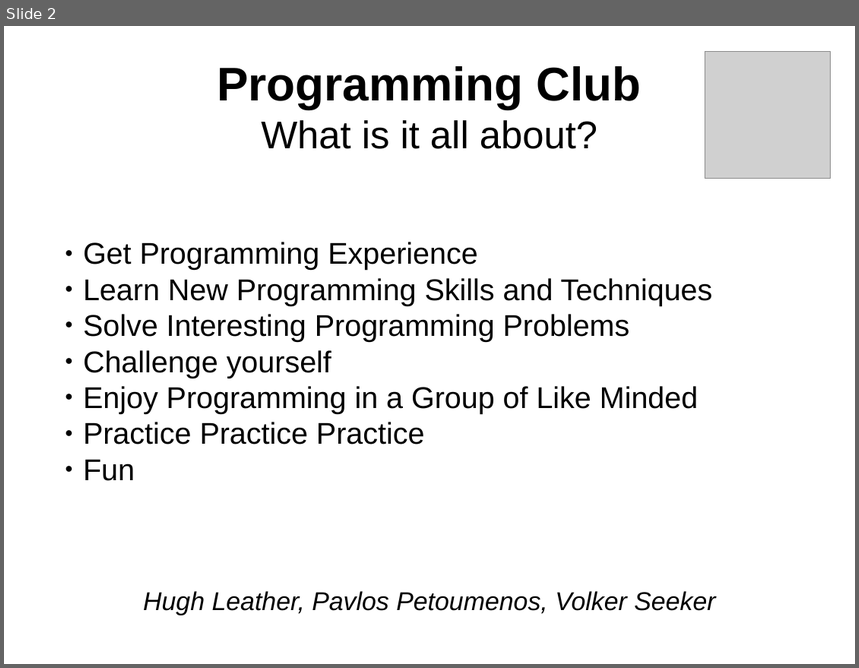
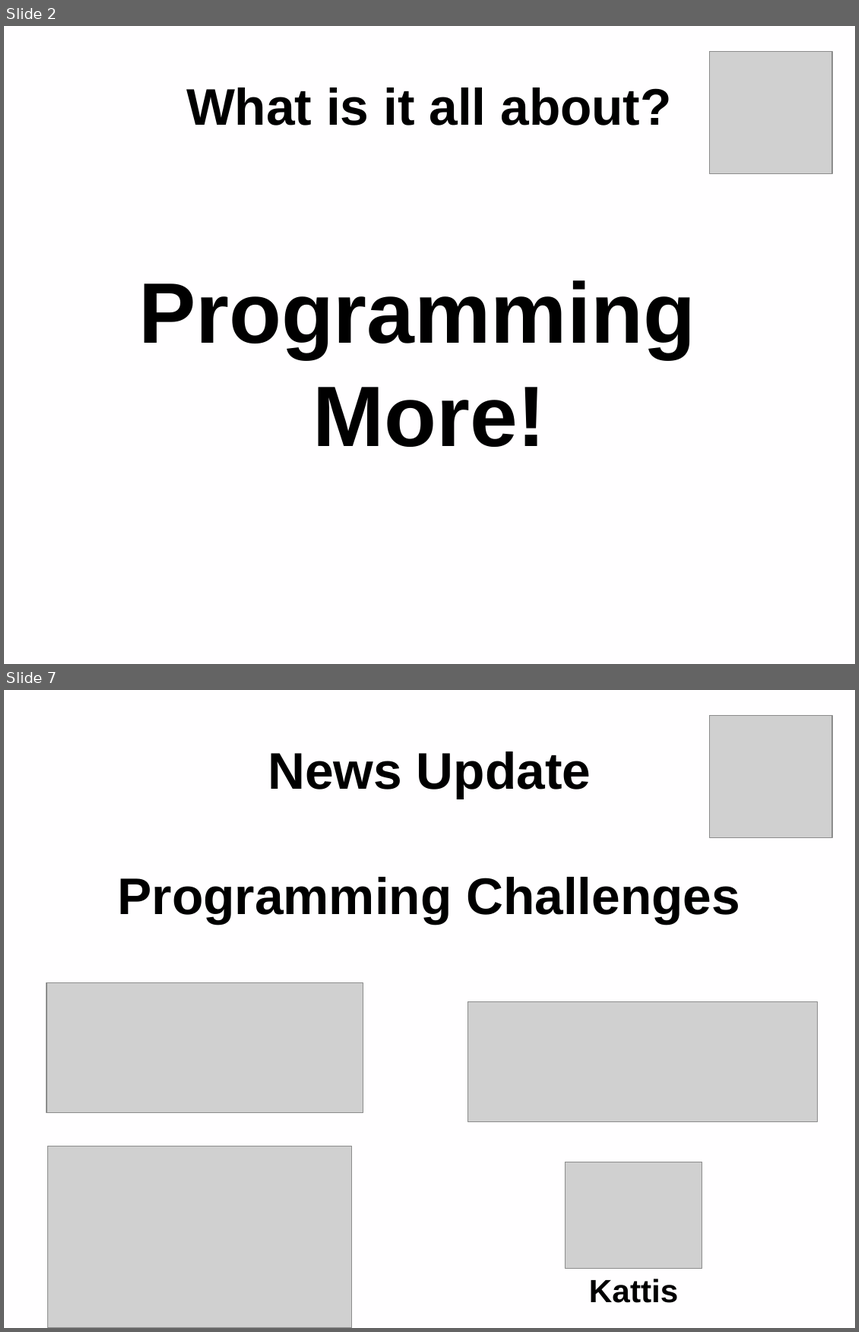
Before and after one commit to vsee/uoe_programmingclub, a slide deck: slides/session001_20160218.odp. Shown one above the other, each under a label of ours: slide 2 before the commit, slides 2 and 7 after it; the slides between them are not shown. The pictures are 859x668 and 859x1332 pixels, drawn with LibreOffice and Linux fonts; fonts in the diff are those of the drawing; grey boxes stand for pictures. Boxes give left, top, right and bottom in pixels: in the first picture for what was removed or moved away, otherwise in the second. Text is boxed around its words. In the diff, an @@ line names an element or a change of style, - is before the commit and + after.

```diff
--- a/slides/session001_20160218.odp
+++ b/slides/session001_20160218.odp
@@ slide 7 added at (4, 690, 855, 1328), background #FFFEFF @@
@@ picture added at (710, 716, 833, 838) @@
@@ title added at (268, 752, 591, 799), 48 pt, text #000000, bold @@
+News Update
@@ subtitle added at (118, 877, 740, 924), 48 pt, text #000000, bold @@
+Programming Challenges
@@ picture added at (47, 983, 363, 1113) @@
@@ picture added at (468, 1002, 818, 1122) @@
@@ picture added at (47, 1147, 351, 1328) @@
@@ picture added at (566, 1163, 702, 1269) @@
@@ text added at (589, 1279, 679, 1303), 30 pt, text #000000, bold @@
+Kattis
@@ slide 2 changed as well @@
@@ background #FFFFFF to #FFFEFF @@
@@ picture: place and size @@
-picture at (705, 52, 831, 178)
+picture at (710, 52, 833, 174)
@@ title at (186, 88, 671, 126): text changed; size 36 to 48 pt; bold on @@
-Programming Club
-What is it all about?
+What is it all about?
@@ text at (139, 281, 696, 447): text changed; size 28 to 80 pt; bold on @@
-  ● Get Programming Experience
-  ● Learn New Programming Skills and Techniques
-  ● Solve Interesting Programming Problems
-  ● Challenge yourself
-  ● Enjoy Programming in a Group of Like Minded
-  ● Practice Practice Practice
-  ● Fun
+Programming
+More!
@@ text removed at (143, 591, 715, 616) @@
-Hugh Leather, Pavlos Petoumenos, Volker Seeker
```
Also in this commit, not shown: 3 other slides changed, 3 other slides added, 1 slide removed, 6 other files.
